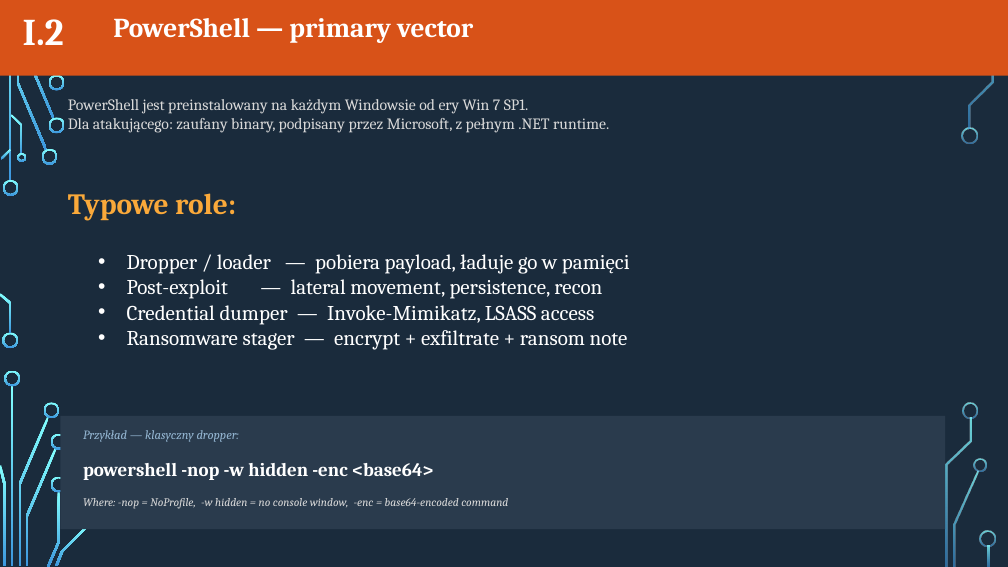
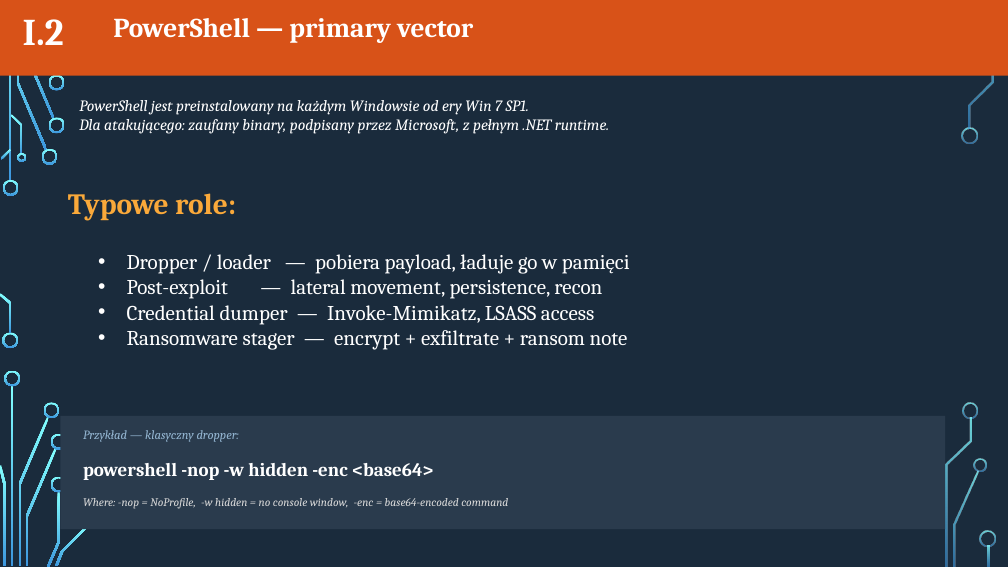
Before and after one commit to radkum/confidence_2026, a slide deck: slide 4 of AMSI_vs_Obfuscation.pptx. Drawn at 1008x567 pixels with LibreOffice and Linux fonts; fonts in the diff are those of the drawing; background and template pictures are left out. Boxes give left, top, right and bottom in pixels: in the first picture for what was removed or moved away, otherwise in the second. Text is boxed around its words. In the diff, an @@ line names an element or a change of style, - is before the commit and + after.

```diff
--- a/AMSI_vs_Obfuscation.pptx
+++ b/AMSI_vs_Obfuscation.pptx
@@ text "PowerShell jest preinstalowany na każdym ...": place and size @@
-text "PowerShell jest preinstalowany na każdym ..." at [68,99,609,133]
+text "PowerShell jest preinstalowany na każdym ..." at [79,100,609,134]
@@ text "PowerShell jest preinstalowany na każdym ..." at [79,100,609,134]: text colour #D9D9D9 to #FFFFFF, italic on @@
```
Also in this commit, not shown: 10 other slides changed.
